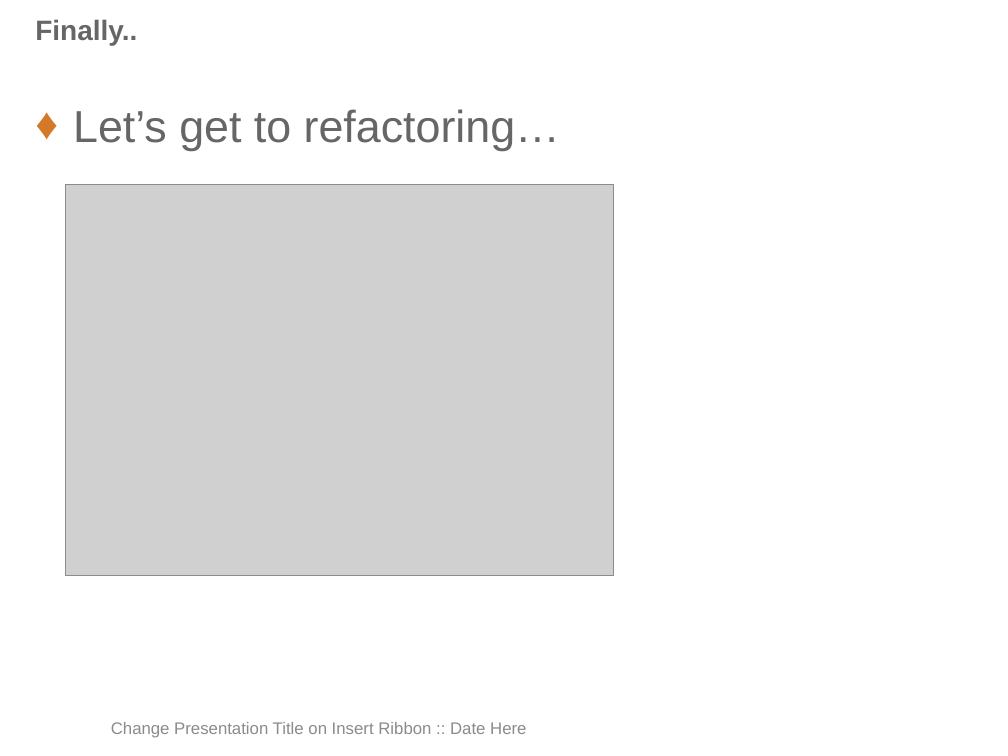
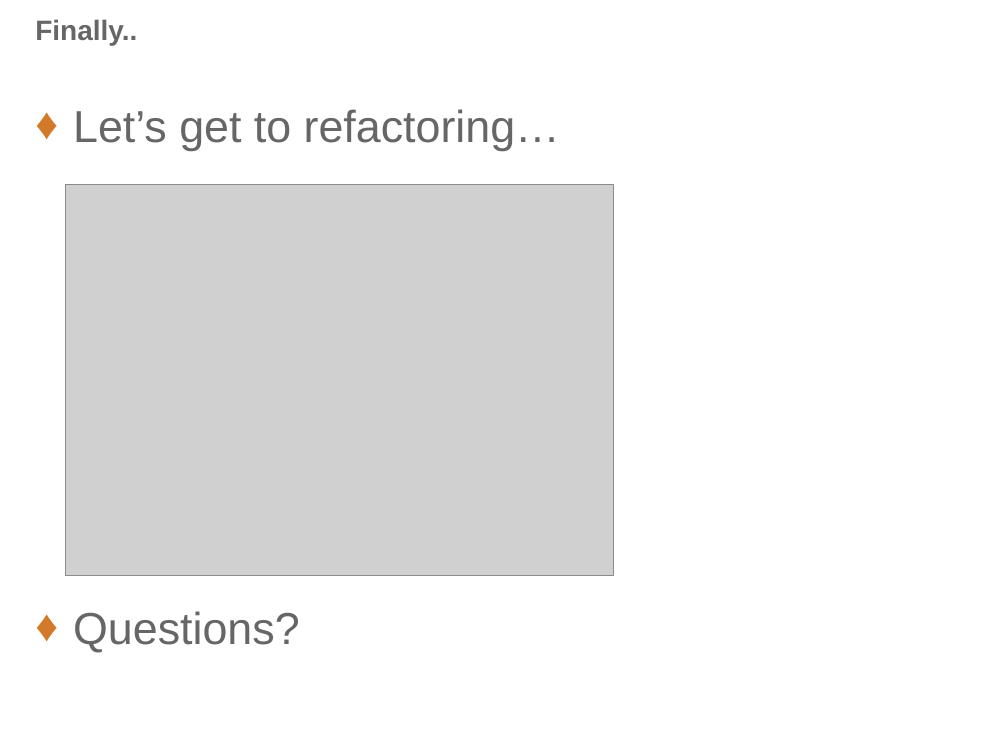
Before and after one commit to PatrickDelancy/RefactoringWorkshop, a slide deck: slide 20 of Refactoring Workshop.pptx. Drawn at 1008x756 pixels with LibreOffice and Linux fonts; fonts in the diff are those of the drawing; grey boxes stand for pictures; background and template pictures are left out. Boxes give left, top, right and bottom in pixels: in the first picture for what was removed or moved away, otherwise in the second. Text is boxed around its words. In the diff, an @@ line names an element or a change of style, - is before the commit and + after.

```diff
--- a/Refactoring Workshop.pptx
+++ b/Refactoring Workshop.pptx
@@ text at (73,611,300,653): paragraph added @@
+♦ Questions?
@@ text removed at (111,722,526,738) @@
-Change Presentation Title on Insert Ribbon :: Date Here
```
Also in this commit, not shown: 4 other slides changed, 1 other file.
